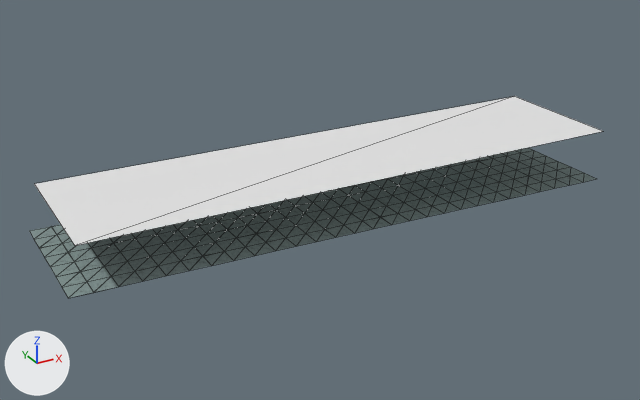
Renders of the glTF model eloria-assets/maps/continent-v2/saltsound/client/chunks/11_06/world.glb from each side of a commit.
Both versions are drawn from a 50 mm lens placed at (74.1, 313.6, 30.5), pointed at (112.0, 382.5, -3.9). Lighting does not change. The marker at lower left points along +X, +Y and +Z. The first picture is the older version. Mesh edges are drawn as thin lines. Where no turn or scale is listed for an object, it has been applied to the vertices. Vertices at exactly the same position are counted once.

The scene before the commit, as lines of its bpy script (objects in view):
```python
me_authoredground_saltsoundbase_saltsound_11_06 = bpy.data.meshes.new('AuthoredGround_saltsoundBase_saltsound_11_06')
me_authoredground_saltsoundbase_saltsound_11_06.from_pydata(...)  # 231 vertices, 385 faces; spans x 2145.0..2201.0, y -6145.0..-6131.0, z -5.4..-4.3
me_authoredground_saltsoundbase_saltsound_11_06.materials.append(mat_authored_saltsoundbase)
me_terrain_saltsound_11_06 = bpy.data.meshes.new('Terrain_saltsound_11_06')
me_terrain_saltsound_11_06.from_pydata(...)  # 232 vertices, 392 faces; spans x 2145.0..2201.0, y -6145.0..-6131.0, z -5.4..-4.3
me_terrain_saltsound_11_06.materials.append(mat_continental_ground)
me_water_saltsound_11_06 = bpy.data.meshes.new('Water_saltsound_11_06')
me_water_saltsound_11_06.from_pydata([(2201.0, -6131.0, 0.0), (2146.0, -6131.0, 0.0), (2146.0, -6145.0, 0.0), (2201.0, -6145.0, 0.0)], [], [(0, 1, 2), (2, 3, 0)])
me_water_saltsound_11_06.materials.append(mat_water_sea)  # its picture is missing
ob_authoredground_saltsoundbase_saltsound_11_06 = bpy.data.objects.new('AuthoredGround_saltsoundBase_saltsound_11_06', me_authoredground_saltsoundbase_saltsound_11_06)
ob_authoredground_saltsoundbase_saltsound_11_06.location = (-2059.0, 6521.0, 0.0)
ob_terrain_saltsound_11_06 = bpy.data.objects.new('Terrain_saltsound_11_06', me_terrain_saltsound_11_06)
ob_terrain_saltsound_11_06.location = (-2059.0, 6521.0, 0.0)
ob_water_saltsound_11_06 = bpy.data.objects.new('Water_saltsound_11_06', me_water_saltsound_11_06)
ob_water_saltsound_11_06.location = (-2059.0, 6521.0, 0.0)
```
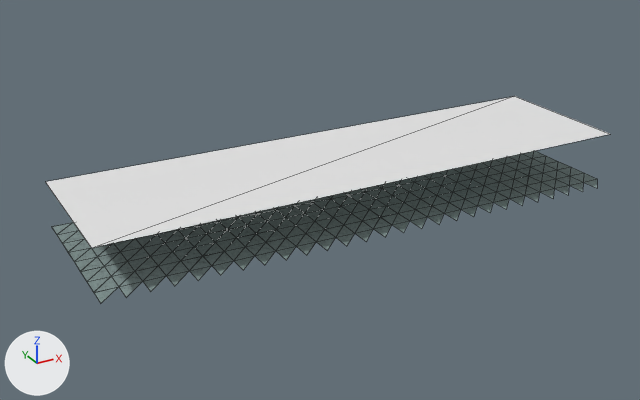
Location of each change, (x1, y1, x2, y2) in pixels of the pictures (640 x 400 px):
'Water_saltsound_11_06', reshaped
    before: (34, 96, 602, 246)
    after: (46, 96, 610, 248)
'AuthoredGround_saltsoundBase_saltsound_11_06', reshaped
    before: (35, 148, 596, 298)
    after: (51, 151, 597, 303)
'Terrain_saltsound_11_06', reshaped (not visible afterwards)
    before: (29, 191, 541, 298)
part 1 of me_terrain_saltsound_11_06, deleted
    before: (29, 227, 94, 298)
part 3 of me_authoredground_saltsoundbase_saltsound_11_06, built on
    before: (35, 227, 93, 298)
    after: (94, 179, 597, 303)

The edits, one by one:
me_terrain_saltsound_11_06 is used by ob_terrain_saltsound_11_06; location (-2059.0, 6521.0, 0.0).
me_terrain_saltsound_11_06 had 232 vertices, 392 faces and spanned x 2145.0..2201.0, y -6145.0..-6131.0, z -5.4..-4.3.
me_terrain_saltsound_11_06 now has 224 vertices, 378 faces and spans x 2147.0..2201.0, y -6145.0..-6131.0, z -5.4..-4.4.
Part 1, on me_terrain_saltsound_11_06:
8 vertices are removed from x 2145.0, y -6145.0..-6131.0, z -4.4..-4.3.
14 faces are deleted.
me_water_saltsound_11_06 is used by ob_water_saltsound_11_06; location (-2059.0, 6521.0, 0.0).
me_water_saltsound_11_06 had 4 vertices, 2 faces and spanned x 2146.0..2201.0, y -6145.0..-6131.0, z 0.0.
me_water_saltsound_11_06 now has 4 vertices, 2 faces and spans x 2147.0..2201.0, y -6146.0..-6131.0, z 0.0.
Part 2, on me_water_saltsound_11_06:
Vertex 1 of me_water_saltsound_11_06 moves from (2146.0, -6131.0, 0.0) at pixel (34, 183) to (2147.0, -6131.0, 0.0) at pixel (45, 181).
Vertex 2 of me_water_saltsound_11_06 moves from (2146.0, -6145.0, 0.0) at pixel (74, 245) to (2147.0, -6146.0, 0.0) at pixel (91, 248).
Vertex 3 of me_water_saltsound_11_06 moves from (2201.0, -6145.0, 0.0) at pixel (603, 131) to (2201.0, -6146.0, 0.0) at pixel (610, 134).
me_authoredground_saltsoundbase_saltsound_11_06 is used by ob_authoredground_saltsoundbase_saltsound_11_06; location (-2059.0, 6521.0, 0.0).
me_authoredground_saltsoundbase_saltsound_11_06 had 231 vertices, 385 faces and spanned x 2145.0..2201.0, y -6145.0..-6131.0, z -5.4..-4.3.
me_authoredground_saltsoundbase_saltsound_11_06 now has 251 vertices, 405 faces and spans x 2147.0..2201.0, y -6147.0..-6131.0, z -5.4..-4.4.
Part 3, on me_authoredground_saltsoundbase_saltsound_11_06:
7 vertices are removed from x 2145.0, y -6145.0..-6133.0, z -4.4..-4.3.
7 faces are deleted.
1 vertex is added at (2153.0, -6147.0, -4.4).
26 new vertices lie (0.0, -2.0, 0.0) away from vertices in x 2147.0..2199.0, y -6145.0, z -5.3..-4.4.
27 new faces join them.
